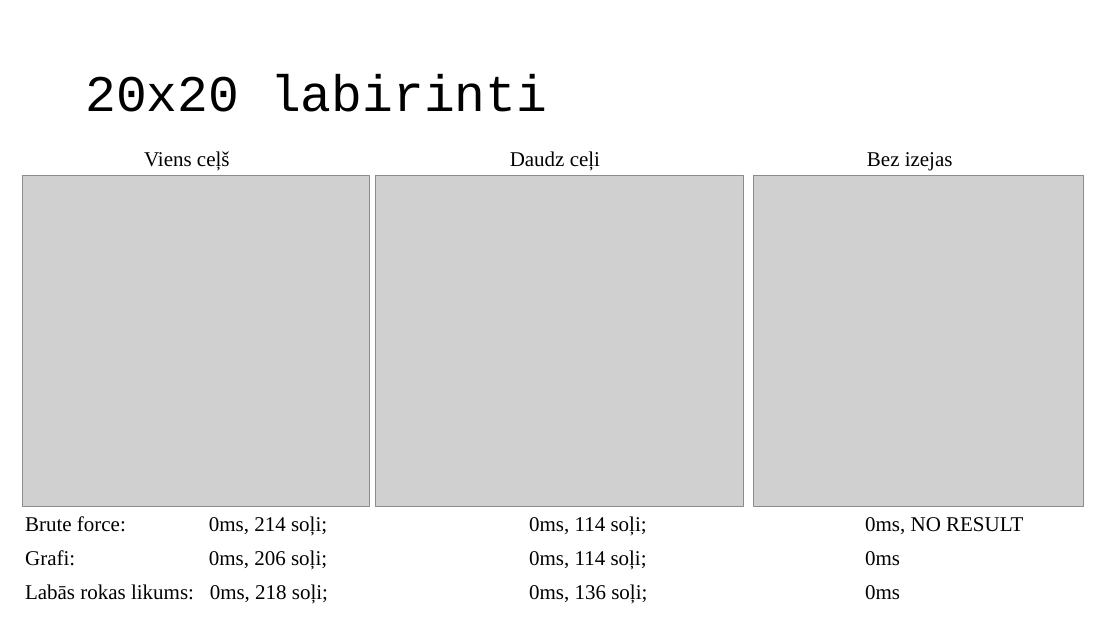
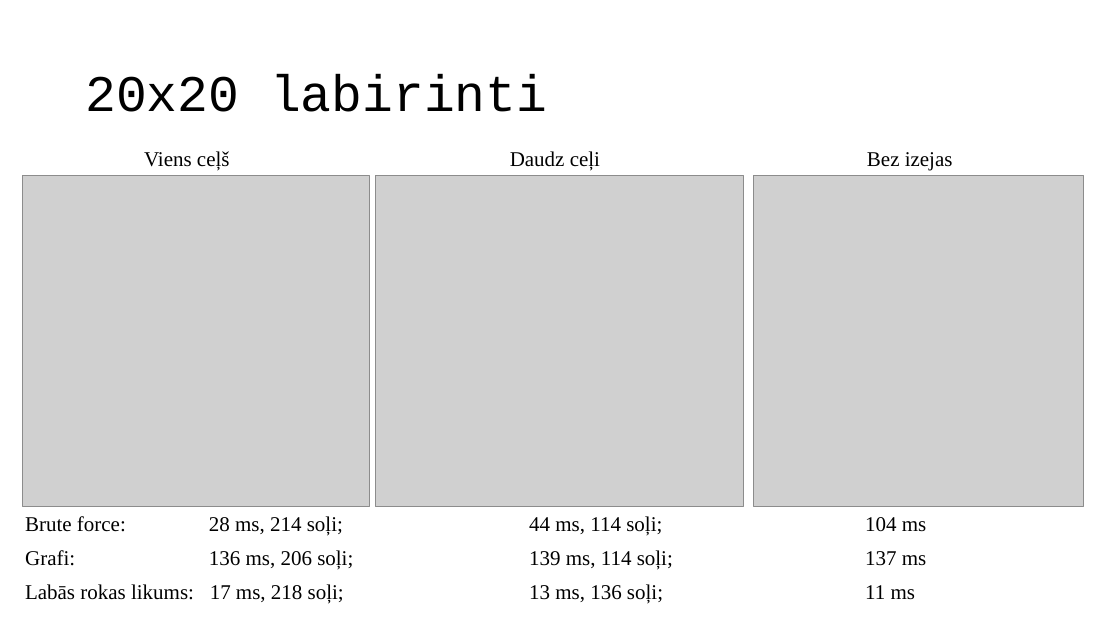
Before and after one commit to petrgabuniia/labirint, a slide deck: slide 4 of POGramētāji.pptx. Drawn at 1120x630 pixels with LibreOffice and Linux fonts; fonts in the diff are those of the drawing; grey boxes stand for pictures; background and template pictures are left out. Boxes give left, top, right and bottom in pixels: in the first picture for what was removed or moved away, otherwise in the second. Text is boxed around its words. In the diff, an @@ line names an element or a change of style, - is before the commit and + after.

Commit message:
update presentation

```diff
--- a/POGramētāji.pptx
+++ b/POGramētāji.pptx
@@ text at <box>25,516,926,536</box>: text changed @@
-Brute force: 0ms, 214 soļi; 0ms, 114 soļi; 0ms, NO RESULT
+Brute force: 28 ms, 214 soļi; 44 ms, 114 soļi; 104 ms
@@ text at <box>25,550,926,570</box>: text changed @@
-Grafi: 0ms, 206 soļi; 0ms, 114 soļi; 0ms
+Grafi: 136 ms, 206 soļi; 139 ms, 114 soļi; 137 ms
@@ text at <box>25,584,915,604</box>: text changed @@
-Labās rokas likums: 0ms, 218 soļi; 0ms, 136 soļi; 0ms
+Labās rokas likums: 17 ms, 218 soļi; 13 ms, 136 soļi; 11 ms
```
Also in this commit, not shown: 3 other slides changed.
